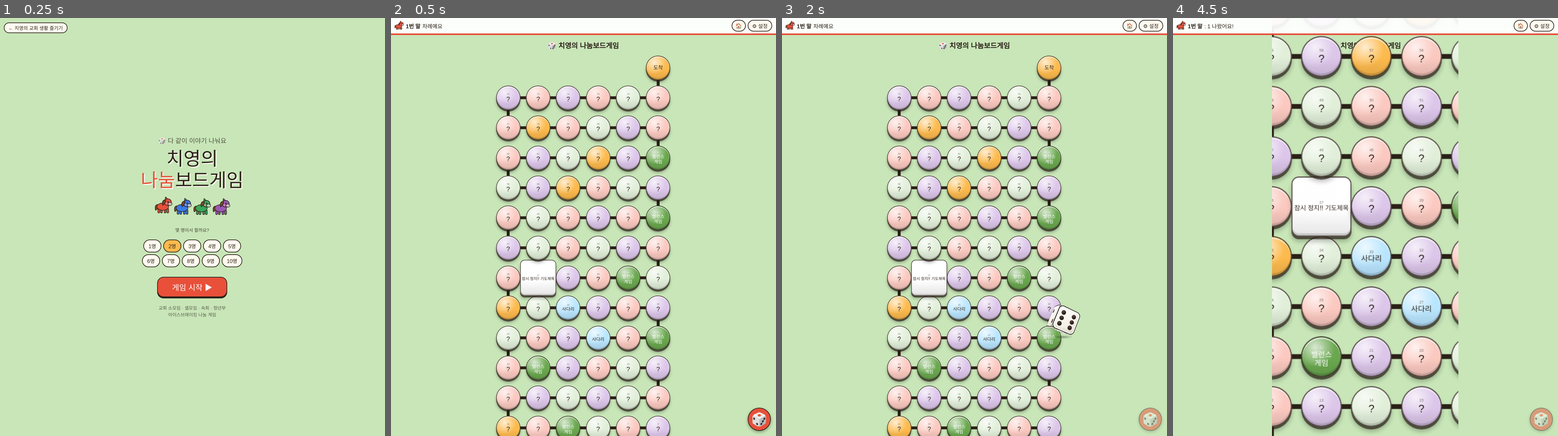
Above: before the commit, frames 1-4 (left to right).
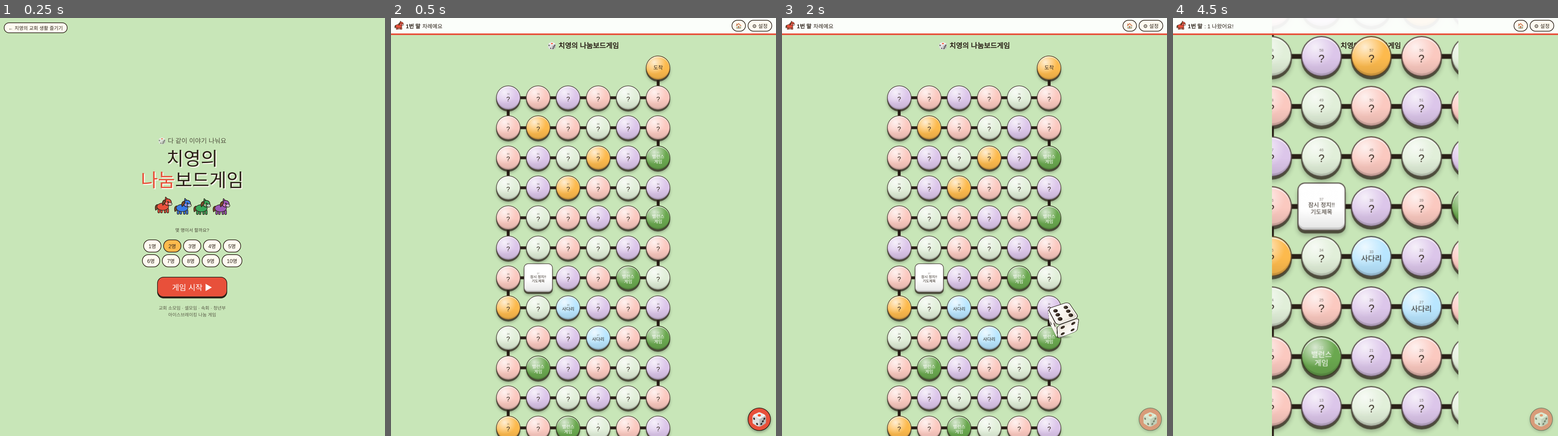
Above: after the commit, the same moments.

Repository: zidane7-creator/nanum-boardgame
Game: browser game, page board/index.html
The game is run twice, just before and just after one commit, with the same random seed, the same clock (stepped at 60 frames per second) and the same inputs.
Inputs:
- Up to frame 1 (0.25 s): no input
- Up to frame 2 (0.5 s): click "게임 시작 ▶" at 0.27 s
- Up to frame 3 (2 s): click "🏠" at 1.27 s; click "게임 시작 ▶" at 1.77 s; click "🎲" at 1.87 s
- Up to frame 4 (4.5 s): click "🏠" at 2.47 s; click "🏠" at 3.07 s; click "🏠" at 3.67 s; click "🏠" at 4.27 s

Frame 1 is identical in both runs. In frame 2, 0.5% of the frame differs, in the area x 33-43%, y 57-68%; in frame 3, 0.8%; in frame 4, 1.3%, in the area x 30-47%, y 37-54%.

Commit message:
보드게임: 실제 주사위처럼 튀고 구르는 소리, 잠시 정지 칸 크기 줄이기
Co-Authored-By: Claude Opus 5.5 <noreply@anthropic.com>

Diff:
--- a/board/index.html
+++ b/board/index.html
@@ -62,7 +62,7 @@
 .t{border:2px solid rgba(43,33,24,.75);background-image:radial-gradient(circle at 34% 26%,rgba(255,255,255,.75),rgba(25 …(204 unchanged characters)…
 .t.b{background-color:#6aa84f;color:#fff;font-size:clamp(10px,3vw,14px)}
 .t.s{background-color:#fdba4d;font-size:clamp(11px,3.4vw,16px)}
-.t.r{background-color:#fff;border-radius:14px;font-size:clamp(9px,2.6vw,12px);width:20%}
+.t.r{background-color:#fff;border-radius:14px;font-size:clamp(8px,2.3vw,11px);width:16%}
 .t.l{background-color:#b9e6ff;font-size:clamp(10px,3vw,14px)}
 .pawn{position:absolute;width:7.5%;aspect-ratio:1;transition:left .3s linear,top .3s linear;z-index:5}
 .pawn.hop svg{animation:hop .3s ease-out}
@@ -135,9 +135,23 @@
 function ac(){if(!AC){try{AC=new(window.AudioContext||window.webkitAudioContext)()}catch(e){}}if(AC&&AC.state=="suspended")AC.resume();return AC}
 function noise(dur,freq,q,vol,when=0){const a=ac();if(!a||sfxVol<=0)return;const t=a.currentTime+when,len=Math.ceil(a.s …(378 unchanged characters)…
 function tone(f0,f1,dur,vol,type="sine",when=0){const a=ac();if(!a||sfxVol<=0)return;const t=a.currentTime+when,o=a.cre …(328 unchanged characters)…
+// one die hitting a wooden table: sharp click + ringing plastic modes + low table thud
+let NB=null,MASTER=null;
+function chain(){const a=ac();if(!a)return null;if(!MASTER){const c=a.createDynamicsCompressor();c.threshold.value=-14;c.ratio.value=6;MASTER=a.createGain();MASTER.connect(c).connect(a.destination);NB=a.createBuffer(1,a.sampleRate,a.sampleRate);const d=NB.getChannelData(0);for(let i=0;i<d.length;i++)d[i]=Math.random()*2-1}MASTER.gain.value=sfxVol;return a}
+function env(a,node,t,peak,decay){const g=a.createGain();g.gain.setValueAtTime(peak,t);g.gain.exponentialRampToValueAtTime(.0001,t+decay);node.connect(g).connect(MASTER);return g}
+function impact(when,e){const a=chain();if(!a||sfxVol<=0)return;const t=a.currentTime+when,j=.88+Math.random()*.24;
+ // click transient
+ let s=a.createBufferSource();s.buffer=NB;let f=a.createBiquadFilter();f.type="bandpass";f.frequency.value=3800*j;f.Q.value=1.1;s.connect(f);env(a,f,t,1.1*e,.012);s.start(t,Math.random()*.5,.03);
+ // plastic body ringing
+ [[1900,.16,.032],[3050,.12,.024],[4550,.09,.016],[6300,.05,.010]].forEach(([fr,amp,dc])=>{const o=a.createOscillator();o.frequency.value=fr*j*(.97+Math.random()*.06);env(a,o,t,amp*e,dc*(.8+e*.4));o.start(t);o.stop(t+dc*2)});
+ // wooden table thud
+ s=a.createBufferSource();s.buffer=NB;f=a.createBiquadFilter();f.type="lowpass";f.frequency.value=380;s.connect(f);env(a,f,t,.9*e*e,.05);s.start(t,Math.random()*.5,.08);
+ const o=a.createOscillator();o.frequency.setValueAtTime(150,t);o.frequency.exponentialRampToValueAtTime(90,t+.05);env(a,o,t,.35*e*e,.05);o.start(t);o.stop(t+.08)}
 const sfx={
- rattle(){for(let i=0;i<2;i++)noise(.035,1800+Math.random()*1800,6,1,i*.03+Math.random()*.01)},
- clack(){noise(.09,900,2.5,1.4);tone(200,110,.14,.4,"triangle")},
+ // whole throw: lands, bounces, tumbles over its edges, wobbles to rest (timed to the on-screen dice)
+ roll(){const r=()=>Math.random();let t=.6+r()*.04;impact(t,1);t+=.15+r()*.03;impact(t,.7);t+=.1+r()*.02;impact(t,.5);
+  let gap=.075,e=.48;while(t<1.32){t+=gap*(.8+r()*.4);impact(t,e*(.75+r()*.35));e*=.9;gap*=1.05}
+  impact(1.4,.3);impact(1.46+r()*.01,.17);impact(1.5+r()*.01,.09)},
  hop(){noise(.04,1500,4,.9);noise(.04,1100,4,.7,.09);tone(420,820,.12,.16)}
 };
 function zoom(k,on){if(on){const p=xy(pos[k]);board.style.transformOrigin=p[0]+"% "+p[1]+"%";board.style.transform="scale(1.9)"}else board.style.transform=""}
@@ -157,8 +171,9 @@
 const k=Math.floor(Math.random()*6);faces.forEach((f,i)=>{f.className=f.className.replace(/ (num|red)/g,"")+" num";f.textContent=i==k?n:1+Math.floor(Math.random()*sides)});return k}
 async function doRoll(){busy=true;$("roll").disabled=true;const d=$("big");d.className="";void d.offsetWidth;d.classList.add("show","toss");scrollToPawn(turn);
 const n=1+Math.floor(Math.random()*sides);const k=dieFaces(n);const rot=()=>cube.style.transform="rotateX("+rx+"deg) rotateZ("+rz+"deg)";
-for(let i=0;i<12;i++){rx+=60+Math.random()*120;rz+=60+Math.random()*120;cube.style.transition="transform 70ms linear";rot();if(i%2==0)sfx.rattle();await sleep(70)}
-const [tx,tz]=SHOW[k];rx=Math.ceil(rx/360)*360+360+tx;rz=Math.ceil(rz/360)*360+360+tz;cube.style.transition="transform .7s cubic-bezier(.2,.9,.3,1.15)";rot();setTimeout(()=>sfx.clack(),380);await sleep(650);
+sfx.roll();
+for(let i=0;i<12;i++){rx+=60+Math.random()*120;rz+=60+Math.random()*120;cube.style.transition="transform 70ms linear";rot();await sleep(70)}
+const [tx,tz]=SHOW[k];rx=Math.ceil(rx/360)*360+360+tx;rz=Math.ceil(rz/360)*360+360+tz;cube.style.transition="transform .7s cubic-bezier(.2,.9,.3,1.15)";rot();await sleep(650);
 d.classList.remove("toss");d.classList.add("pop");$("status").innerHTML=chip(turn)+"<b>"+nm(turn)+"</b>: "+n+" 나왔어요!";await sleep(800);d.className="";await sleep(150);
 zoom(turn,true);scrollToPawn(turn);await sleep(420);
 for(let s=0;s<n&&pos[turn]<N-1;s++){hop(turn,xy(pos[turn])[0]);pos[turn]++;place(turn);zoom(turn,true);scrollToPawn(turn);await sleep(340);if(T[pos[turn]].k=="r")break}
